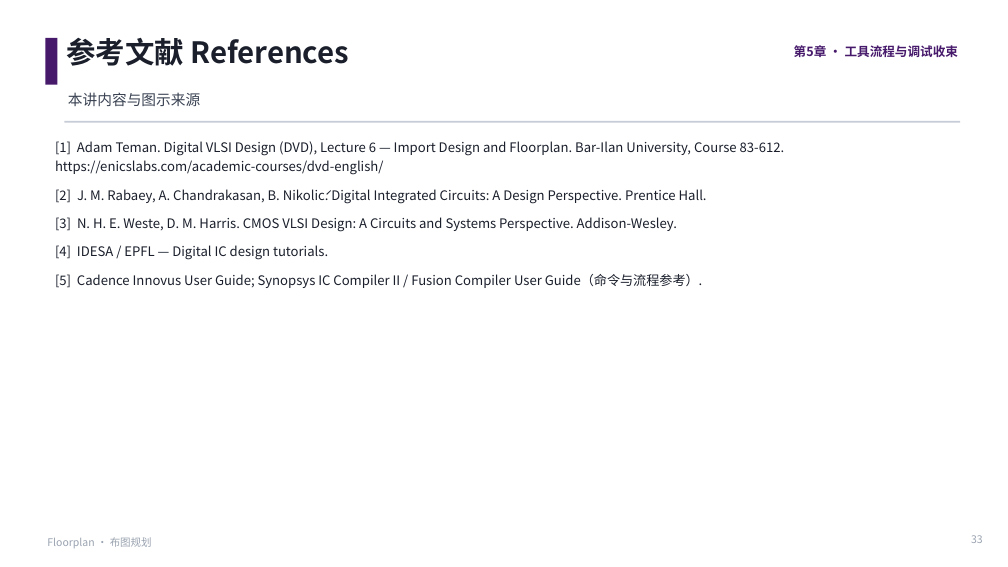
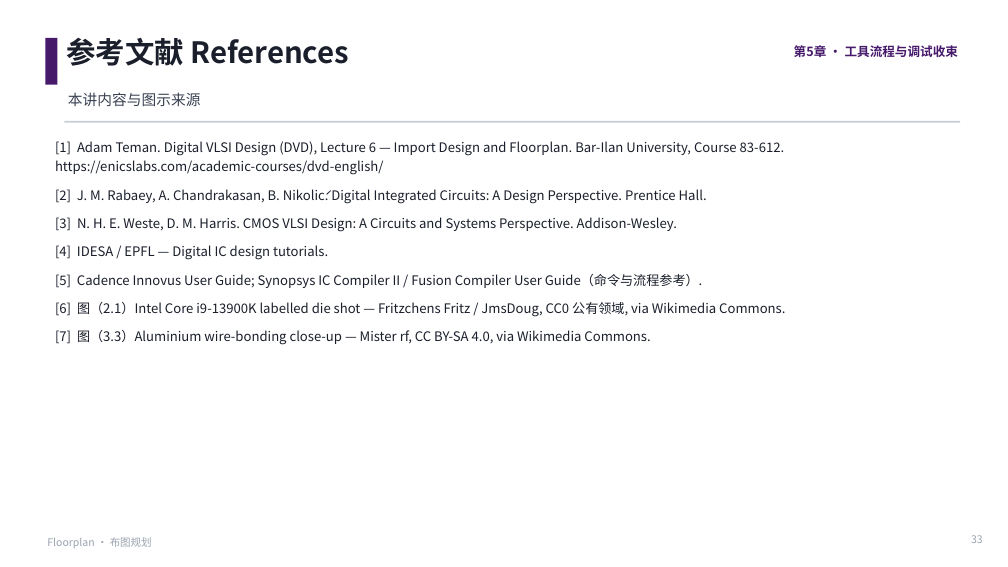
Before and after one commit to JinChengZ18/IC_Learning_Material, a slide deck: slide 33 of IC_Backend_Notes/slides/05_Floorplan.pptx. Drawn at 1008x567 pixels with LibreOffice and Linux fonts; fonts in the diff are those of the drawing. Boxes give left, top, right and bottom in pixels: in the first picture for what was removed or moved away, otherwise in the second. Text is boxed around its words. In the diff, an @@ line names an element or a change of style, - is before the commit and + after.

```diff
--- a/IC_Backend_Notes/slides/05_Floorplan.pptx
+++ b/IC_Backend_Notes/slides/05_Floorplan.pptx
@@ text at box(55, 302, 785, 345): paragraphs added @@
+[6] 图（2.1）Intel Core i9-13900K labelled die shot — Fritzchens Fritz / JmsDoug, CC0 公有领域, via Wikimedia Commons.
+[7] 图（3.3）Aluminium wire-bonding close-up — Mister rf, CC BY-SA 4.0, via Wikimedia Commons.
```
Also in this commit, not shown: 2 other slides changed, 6 other files.
